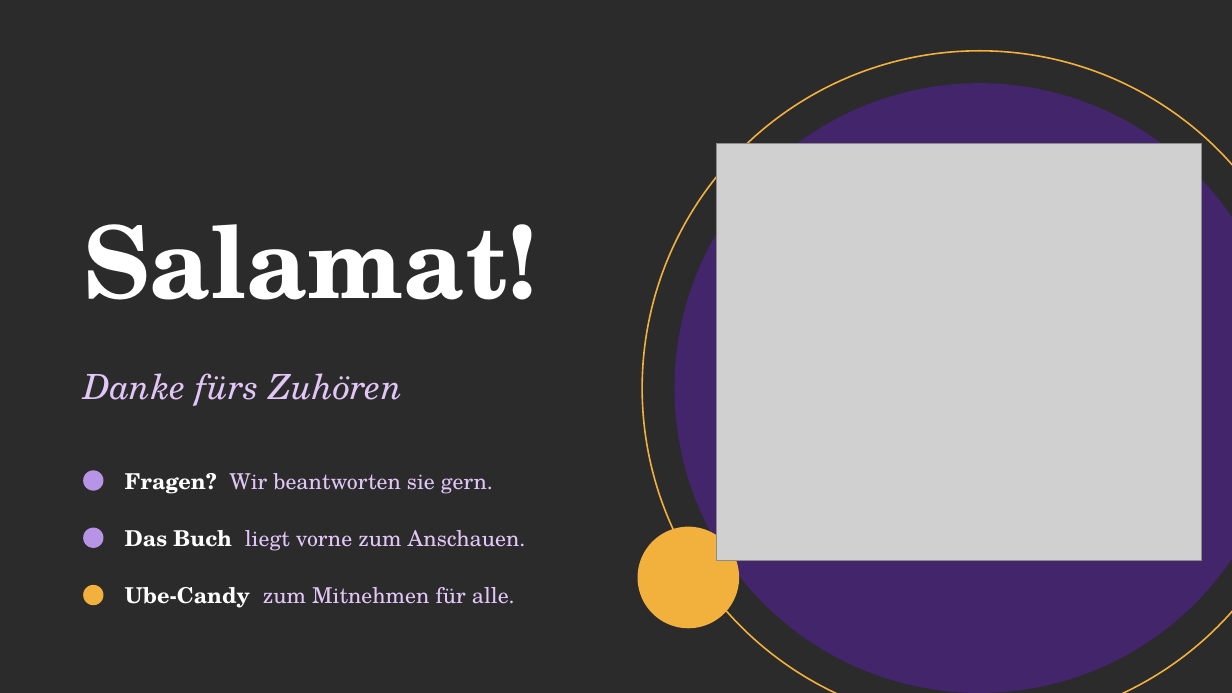
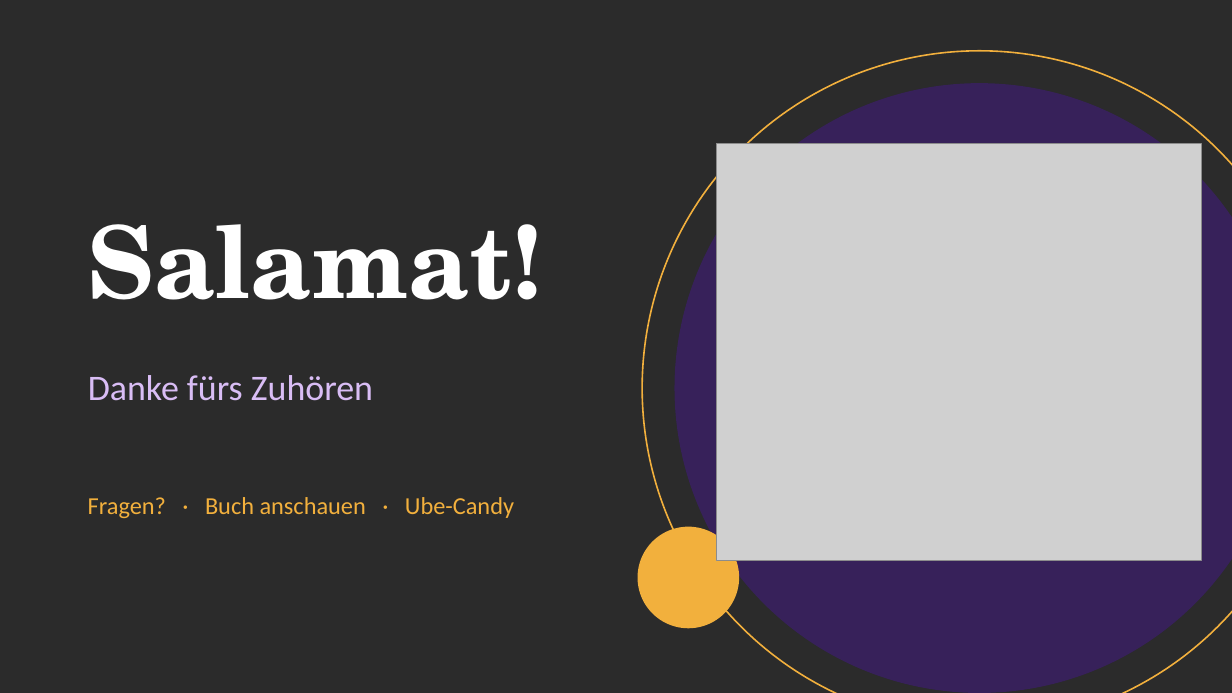
Before and after one commit to aezripeglow-collab/Ube-Sachbuch-Maturaarbeit, a slide deck: slide 25 of Ube Sachbuch Maturaarbeit/08 Präsentation/Ube_Maturapraesentation.pptx. Drawn at 1232x693 pixels with LibreOffice and Linux fonts; fonts in the diff are those of the drawing; grey boxes stand for pictures; background and template pictures are left out; a plain dark background stands for a picture behind light text. Boxes give left, top, right and bottom in pixels: in the first picture for what was removed or moved away, otherwise in the second. Text is boxed around its words. In the diff, an @@ line names an element or a change of style, - is before the commit and + after.

```diff
--- a/Ube Sachbuch Maturaarbeit/08 Präsentation/Ube_Maturapraesentation.pptx
+++ b/Ube Sachbuch Maturaarbeit/08 Präsentation/Ube_Maturapraesentation.pptx
@@ ellipse at box(675, 83, 1232, 693): fill #4A2380 at 75% opacity to #3A1F66 at 80% opacity @@
@@ title "Salamat!": place and size @@
-title "Salamat!" at box(83, 224, 537, 300)
+title "Salamat!" at box(88, 224, 542, 300)
@@ text "Danke fürs Zuhören" at box(88, 375, 373, 401): size 27 to 28 pt, font TeX Gyre Schola to Calibri, text colour #E2C6F7 to #D9BDF5, italic off @@
@@ ellipse removed at box(83, 470, 104, 491) @@
@@ text removed at box(125, 473, 493, 494) @@
-Fragen? Wir beantworten sie gern.
@@ text at box(88, 497, 514, 518): text changed; size 17 to 19 pt; font TeX Gyre Schola to Calibri; text colour #E2C6F7 to #F2B03D @@
-Das Buch liegt vorne zum Anschauen.
+Fragen? · Buch anschauen · Ube-Candy
@@ text "Fragen? · Buch anschauen · ..." at box(88, 497, 514, 518): vertical alignment middle to top @@
@@ ellipse removed at box(83, 528, 104, 548) @@
@@ ellipse removed at box(83, 585, 104, 605) @@
@@ text removed at box(125, 587, 515, 608) @@
-Ube-Candy zum Mitnehmen für alle.
```
Also in this commit, not shown: 23 other slides changed, 1 slide added, 1 slide removed, 3 other files.
